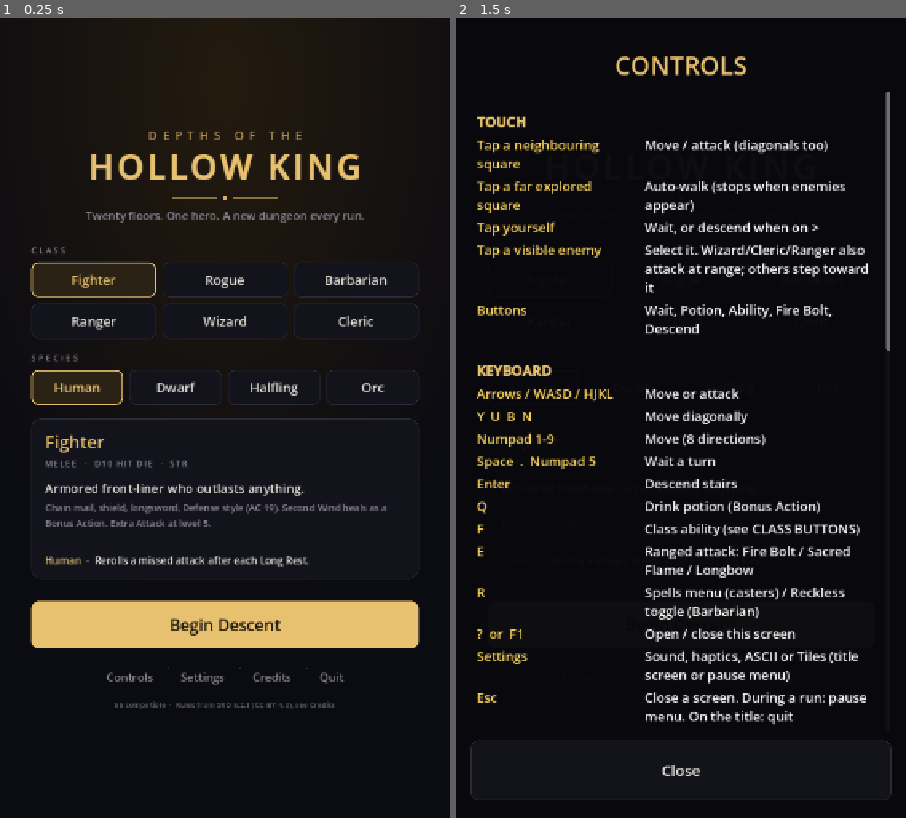
Above: before the commit, frames 1-2 (left to right).
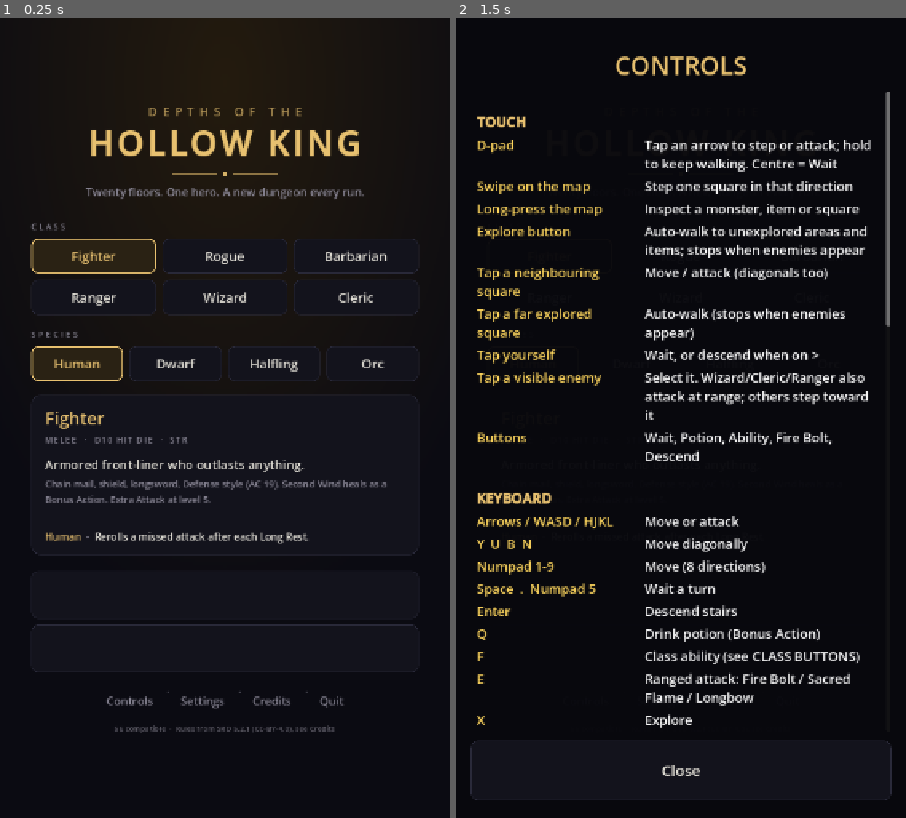
Above: after the commit, the same moments.

Repository: jlyle/hollow-king
Game: Godot game, scene res://scenes/main.tscn
Two runs of this game, one before a commit and one after it. Both use one fixed random seed, a clock stepped at 60 frames per second and the inputs below.
Inputs:
- Up to frame 1 (0.25 s): no input
- Up to frame 2 (1.5 s): click "Controls" at 0.5 s; click "Settings" at 1.25 s

The runs differ from the first frame. In frame 1, 15% of the frame differs, in the area x 6-94%, y 11-90%; in frame 2, 14%.
Error after the commit: Parse Error: Cannot use subscript operator on a base of type "null". (res://scripts/game.gd:440)

Commit message:
R-20: touch-first controls for phones
- On-screen 3x3 D-pad (8 directions, Wait in centre); hold to keep walking,
  stops when hurt, blocked, or a new enemy appears
- Swipe on the map = one step in 8 directions; long-press = inspect square
- Explore button (and X key): auto-walk to nearest unexplored area/item, then to the stairs
- Settings: On-screen D-pad switch, Map zoom Small/Medium/Large (default Medium, bigger squares)
- Compact status/log, action panel beside the D-pad
- Controls screen on phones shows touch controls only
- testing.html: ST-66..72

Co-Authored-By: Claude Opus 5.5 <noreply@anthropic.com>
Claude-Session: https://claude.ai/code/session_019fFyhXu1pJcYs3JJHabAbh

Diff:
--- a/scripts/game.gd
+++ b/scripts/game.gd
@@ -415,6 +415,99 @@
 	if m.get("marked", false):
 		tags += ", marked"
 	say("%s - AC %d, %s%s." % [m["name"], m["ac"], _health_word(m), tags])
+
+
+func visible_count() -> int:
+	return _visible_monsters_by_distance().size()
+
+
+## R-20: long-press inspect. Describes whatever is on the square.
+func inspect(p: Vector2i) -> void:
+	if not _in_bounds(p) or explored[p.y * w + p.x] == 0:
+		say("You haven't seen that spot yet.")
+		return
+	var m = visible_monster_at(p)
+	if m != null:
+		target = m
+		var role := ""
+		if m.get("boss", false) or m.get("mini", false):
+			role = "Boss. "
+		elif m.has("spells"):
+			role = "Spellcaster. "
+		elif m.has("ranged"):
+			role = "Archer. "
+		describe(m)
+		var atk: Array = m["dmg"]
+		say("  %s%d attack(s) at +%d for %dd%d+%d." % [role, m["attacks"], m["atk"], atk[0], atk[1], atk[2]])
+		return
+	if p == hero["pos"]:
+		say("That's you: %d/%d HP, AC %d." % [hero["hp"], hero["hp_max"], hero_ac()])
+		return
+	if items.has(p):
+		var names := {"potion": "Potion of Healing", "greater": "Potion of Greater Healing", "gold": "Gold",
+			"weapon": "Better weapon", "armor": "Better armor"}
+		say("%s. Walk over it to pick it up." % names.get(items[p], "An item"))
+		return
+	if p == stairs:
+		say("Stairs down%s." % (" - sealed by a guardian" if stairs_sealed() else ""))
+		return
+	match tiles[p.y * w + p.x]:
+		DungeonGen.WALL:
+			say("Solid wall.")
+		DungeonGen.WATER:
+			say("Shallow water. You can wade through it.")
+		DungeonGen.LAVA:
+			say("Lava. Impassable.")
+		_:
+			say("Bare floor.")
+
+
+## R-20: Explore. Plans a walk to the nearest unexplored area or visible item.
+## Returns a message for the log ("" if a path was planned silently).
+func plan_explore() -> String:
+	travel.clear()
+	if any_monster_visible():
+		return "Not while enemies are in sight."
+	var start: Vector2i = hero["pos"]
+	var seen := {start: true}
+	var queue: Array = [start]
+	var head := 0
+	var goal := Vector2i(-1, -1)
+	while head < queue.size():
+		var c: Vector2i = queue[head]
+		head += 1
+		if c != start and (items.has(c) or _is_frontier(c)):
+			goal = c
+			break
+		for d in DungeonGen.DIRS:
+			var n: Vector2i = c + d
+			if seen.has(n) or not _in_bounds(n) or explored[n.y * w + n.x] == 0 or not _can_step(c, d):
+				continue
+			seen[n] = true
+			queue.append(n)
+	if goal.x < 0:
+		if stairs.x < 0 or explored[stairs.y * w + stairs.x] == 0:
+			return "Nothing left to explore here."
+		if stairs_sealed():
+			return "Floor explored. Defeat the %s to unseal the stairs." % _guardian_name()
+		if start == stairs:
+			return "Floor explored. Tap Descend."
+		goal = stairs
+		plan_travel(goal)
+		return "Floor explored. Heading for the stairs."
+	plan_travel(goal)
+	return ""
+
+
+## An explored, walkable square next to one we haven't seen yet.
+func _is_frontier(p: Vector2i) -> bool:
+	if not _walkable(p):
+		return false
+	for d in DungeonGen.DIRS:
+		var n: Vector2i = p + d
+		if _in_bounds(n) and explored[n.y * w + n.x] == 0:
+			return true
+	return false
 
 
 func set_target(m) -> void:
--- a/scripts/main.gd
+++ b/scripts/main.gd
@@ -9,6 +9,10 @@
 ## Rows for the Controls screen: [left column, right column]. A row with "" on the right is a section heading.
 const CONTROLS := [
 	["TOUCH", ""],
+	["D-pad", "Tap an arrow to step or attack; hold to keep walking. Centre = Wait"],
+	["Swipe on the map", "Step one square in that direction"],
+	["Long-press the map", "Inspect a monster, item or square"],
+	["Explore button", "Auto-walk to unexplored areas and items; stops when enemies appear"],
 	["Tap a neighbouring square", "Move / attack (diagonals too)"],
 	["Tap a far explored square", "Auto-walk (stops when enemies appear)"],
 	["Tap yourself", "Wait, or descend when on >"],
@@ -23,9 +27,10 @@
 	["Q", "Drink potion (Bonus Action)"],
 	["F", "Class ability (see CLASS BUTTONS)"],
 	["E", "Ranged attack: Fire Bolt / Sacred Flame / Longbow"],
+	["X", "Explore"],
 	["R", "Spells menu (casters) / Reckless toggle (Barbarian)"],
 	["?  or  F1", "Open / close this screen"],
-	["Settings", "Sound, haptics, ASCII or Tiles (title screen or pause menu)"],
+	["Settings", "Sound, haptics, ASCII or Tiles, map zoom, D-pad (title screen or pause menu)"],
 	["Esc", "Close a screen. During a run: pause menu. On the title: quit"],
 	["Menu button / Back", "Pause menu: Resume, Controls, Settings, Save & return, Save & quit"],
 	["MAP SYMBOLS", ""],
@@ -88,6 +93,15 @@
 var travel_timer: Timer
 var credits_panel: Control
 var pause_panel: Control
+# R-20 touch controls
+var dpad_box: Control
+var actions_grid: GridContainer
+var btn_explore: Button
+var dpad_timer: Timer
+var dpad_dir := Vector2i.ZERO
+var exploring := false
+var zoom_button: Button
+const ZOOM_NAMES := ["Small", "Medium", "Large"]
 var pause_info: Label
 var btn_menu: Button
 var card_title: Label
@@ -102,7 +116,7 @@
 const SOUNDS := ["step", "hit", "crit", "miss", "hurt", "kill", "spell", "heal", "pickup",
 	"levelup", "descend", "death", "victory", "enemy_spell", "summon"]
 const HAPTICS := {"hurt": 40, "crit": 30, "levelup": 80, "death": 400}   ## milliseconds
-var settings := {"sound": true, "haptics": true, "tiles": false}
+var settings := {"sound": true, "haptics": true, "tiles": false, "dpad": true, "zoom": 1}
 var sounds := {}
 var sfx: Array = []
 var sfx_i := 0
@@ -124,6 +138,7 @@
 	_build_settings()
 	_build_credits()
 	map_view.use_tiles = settings["tiles"]
+	_apply_layout()
 	# Let the Android back button close the Controls screen instead of quitting.
 	get_tree().quit_on_go_back = false
 	travel_timer = Timer.new()
@@ -170,9 +185,10 @@
 func _action_button(parent: Control, text: String, cb: Callable) -> Button:
 	var b := Button.new()
 	b.text = text
-	b.custom_minimum_size = Vector2(0, 80)
+	b.custom_minimum_size = Vector2(0, 58)
 	b.size_flags_horizontal = Control.SIZE_EXPAND_FILL
 	b.clip_text = true
+	b.focus_mode = Control.FOCUS_NONE
 	b.add_theme_font_size_override("font_size", 19)
 	b.pressed.connect(cb)
 	parent.add_child(b)
@@ -299,39 +315,120 @@
 
 
 func _build_game() -> void:
-	game_screen = _full_margin(44)
+	game_screen = _full_margin(40)
 	var v := VBoxContainer.new()
-	v.add_theme_constant_override("separation", 8)
+	v.add_theme_constant_override("separation", 6)
 	game_screen.add_child(v)
 
-	status_label = _label("", 22, Color(0.93, 0.9, 0.82))
+	status_label = _label("", 19, Color(0.93, 0.9, 0.82))
 	v.add_child(status_label)
 
 	log_label = RichTextLabel.new()
 	log_label.bbcode_enabled = true
 	log_label.scroll_following = true
-	log_label.custom_minimum_size = Vector2(0, 176)
-	log_label.add_theme_font_size_override("normal_font_size", 19)
+	log_label.custom_minimum_size = Vector2(0, 136)
+	log_label.add_theme_font_size_override("normal_font_size", 18)
 	v.add_child(log_label)
 
 	map_view = MapView.new()
 	map_view.size_flags_vertical = Control.SIZE_EXPAND_FILL
 	map_view.cell_tapped.connect(_on_cell_tapped)
+	map_view.swiped.connect(_on_swipe)
+	map_view.long_pressed.connect(_on_long_press)
 	v.add_child(map_view)
 
-	var grid := GridContainer.new()
-	grid.columns = 4
-	grid.add_theme_constant_override("h_separation", 8)
-	grid.add_theme_constant_override("v_separation", 8)
-	v.add_child(grid)
-	btn_wait = _action_button(grid, "Wait", _on_wait)
-	btn_potion = _action_button(grid, "Potion", _on_potion)
-	btn_ability = _action_button(grid, "Ability", _on_ability)
-	btn_ranged = _action_button(grid, "Ranged", _on_ranged)
-	btn_spells = _action_button(grid, "Spells", _on_spells)
-	btn_descend = _action_button(grid, "Descend >", _on_descend)
-	btn_help = _action_button(grid, "Controls ?", _show_controls)
-	btn_menu = _action_button(grid, "Menu", _show_pause)
+	# Control area: D-pad (left) + actions (right). R-20
+	var bottom := HBoxContainer.new()
+	bottom.add_theme_constant_override("separation", 12)
+	v.add_child(bottom)
+	dpad_box = _build_dpad()
+	bottom.add_child(dpad_box)
+	actions_grid = GridContainer.new()
+	actions_grid.columns = 2
+	actions_grid.size_flags_horizontal = Control.SIZE_EXPAND_FILL
+	actions_grid.add_theme_constant_override("h_separation", 8)
+	actions_grid.add_theme_constant_override("v_separation", 8)
+	bottom.add_child(actions_grid)
+	btn_wait = _action_button(actions_grid, "Wait", _on_wait)
+	btn_potion = _action_button(actions_grid, "Potion", _on_potion)
+	btn_ability = _action_button(actions_grid, "Ability", _on_ability)
+	btn_ranged = _action_button(actions_grid, "Ranged", _on_ranged)
+	btn_spells = _action_button(actions_grid, "Spells", _on_spells)
+	btn_explore = _action_button(actions_grid, "Explore", _on_explore)
+	btn_descend = _action_button(actions_grid, "Descend >", _on_descend)
+	btn_help = _action_button(actions_grid, "Controls", _show_controls)
+	btn_menu = _action_button(actions_grid, "Menu", _show_pause)
+
+	dpad_timer = Timer.new()
+	dpad_timer.one_shot = true
+	dpad_timer.timeout.connect(_on_dpad_repeat)
+	add_child(dpad_timer)
+
+
+## 3x3 D-pad: 8 arrows, Wait in the centre. Hold an arrow to keep walking.
+func _build_dpad() -> GridContainer:
+	var g := GridContainer.new()
+	g.columns = 3
+	g.add_theme_constant_override("h_separation", 6)
+	g.add_theme_constant_override("v_separation", 6)
+	var dirs := [Vector2i(-1, -1), Vector2i(0, -1), Vector2i(1, -1),
+		Vector2i(-1, 0), Vector2i.ZERO, Vector2i(1, 0),
+		Vector2i(-1, 1), Vector2i(0, 1), Vector2i(1, 1)]
+	for d in dirs:
+		var b := Button.new()
+		b.custom_minimum_size = Vector2(80, 80)
+		b.focus_mode = Control.FOCUS_NONE
+		if d == Vector2i.ZERO:
+			b.text = "Wait"
+			b.add_theme_font_size_override("font_size", 17)
+			b.pressed.connect(_on_wait)
+		else:
+			b.icon = _arrow_icon(d)
+			b.icon_alignment = HORIZONTAL_ALIGNMENT_CENTER
+			b.add_theme_color_override("icon_normal_color", c_text)
+			b.add_theme_color_override("icon_hover_color", Color.WHITE)
+			b.add_theme_color_override("icon_pressed_color", c_gold)
+			b.button_down.connect(_on_dpad_down.bind(d))
+			b.button_up.connect(_on_dpad_up)
+		g.add_child(b)
+	return g
+
+
+## Draws a white arrowhead pointing in direction d (no font glyphs needed).
+func _arrow_icon(d: Vector2i) -> ImageTexture:
+	var n := 40
+	var img := Image.create(n, n, false, Image.FORMAT_RGBA8)
+	img.fill(Color(0, 0, 0, 0))
+	var ang := Vector2(d).angle()
+	var tip := Vector2(14, 0).rotated(ang)
+	var left := Vector2(-9, -12).rotated(ang)
+	var right := Vector2(-9, 12).rotated(ang)
+	var c := Vector2(n / 2.0, n / 2.0)
+	for y in n:
+		for x in n:
+			var p := Vector2(x + 0.5, y + 0.5) - c
+			if _in_triangle(p, tip, left, right):
+				img.set_pixel(x, y, Color.WHITE)
+	return ImageTexture.create_from_image(img)
+
+
+func _in_triangle(p: Vector2, a: Vector2, b: Vector2, c: Vector2) -> bool:
+	var d1 := (p - b).cross(a - b)
+	var d2 := (p - c).cross(b - c)
+	var d3 := (p - a).cross(c - a)
+	var has_neg := d1 < 0 or d2 < 0 or d3 < 0
+	var has_pos := d1 > 0 or d2 > 0 or d3 > 0
+	return not (has_neg and has_pos)
+
+
+## Show/hide the D-pad and resize the action grid to match (Settings). R-20
+func _apply_layout() -> void:
+	var dp: bool = settings["dpad"]
+	dpad_box.visible = dp
+	actions_grid.columns = 2 if dp else 4
+	btn_wait.visible = not dp
+	map_view.cols = MapView.ZOOM_COLS[clampi(int(settings["zoom"]), 0, 2)]
+	map_view.queue_redraw()
 
 
 func _build_overlay() -> void:
@@ -390,9 +487,15 @@
 	text.add_theme_constant_override("table_v_separation", 6)
 	text.add_theme_constant_override("table_h_separation", 18)
 	var bb := "[table=2]"
+	var phone := OS.has_feature("mobile")
+	var skipping := false
 	for row in CONTROLS:
 		var left: String = row[0]
 		var right: String = row[1]
+		if right == "":
+			skipping = phone and left == "KEYBOARD"   # R-20: phones show touch controls only
+		if skipping:
+			continue
 		if right == "":
 			bb += "[cell][b][color=#e8c170]\n%s[/color][/b][/cell][cell] [/cell]" % _esc(left)
 		else:
@@ -616,18 +719,30 @@
 
 
 func _on_travel_tick() -> void:
-	if game == null or game.over or game.travel.is_empty() or game.any_monster_visible():
+	if game == null or game.over or game.any_monster_visible():
 		_stop_travel()
 		_refresh()
 		return
+	if game.travel.is_empty():
+		# Explore keeps going: plan the next unexplored spot. R-20
+		if exploring:
+			var msg := game.plan_explore()
+			if msg != "":
+				game.say(msg)
+		if game.travel.is_empty():
+			_stop_travel()
+			_refresh()
+			return
 	var nxt: Vector2i = game.travel.pop_front()
 	var here: Vector2i = game.hero["pos"]
-	if not game.player_step(nxt - here):
-		game.travel.clear()
+	var hp_before: int = game.hero["hp"]
+	if not game.player_step(nxt - here) or int(game.hero["hp"]) < hp_before:
+		_stop_travel()
 	_refresh()
 
 
 func _stop_travel() -> void:
+	exploring = false
 	if travel_timer:
 		travel_timer.stop()
 	if game:
@@ -712,6 +827,9 @@
 			return
 		KEY_R:
 			_on_spells()
+			return
+		KEY_X:
+			_on_explore()
 			return
 		_:
 			return
@@ -918,6 +1036,7 @@
 		["sound", "Sound effects"],
 		["haptics", "Vibration (haptics)"],
 		["tiles", "Tile graphics (off = ASCII)"],
+		["dpad", "On-screen D-pad"],
 	]
 	for row in rows:
 		var cb := CheckButton.new()
@@ -927,6 +1046,12 @@
 		cb.add_theme_font_size_override("font_size", 26)
 		cb.toggled.connect(_on_setting.bind(String(row[0])))
 		v.add_child(cb)
+	zoom_button = Button.new()
+	zoom_button.custom_minimum_size = Vector2(0, 76)
+	zoom_button.add_theme_font_size_override("font_size", 24)
+	zoom_button.pressed.connect(_on_zoom_cycle)
+	v.add_child(zoom_button)
+	_update_zoom_label()
 	var note := _label("Sounds and tiles are original, generated by the scripts in tools/.", 17, Color(0.55, 0.55, 0.6))
 	note.horizontal_alignment = HORIZONTAL_ALIGNMENT_CENTER
 	v.add_child(note)
@@ -956,6 +1081,8 @@
 		"haptics":
 			if pressed:
 				_buzz("crit")
+		"dpad":
+			_apply_layout()
 
 
 # --- Visual style helpers (D-11) -------------------------------------------------------
@@ -1185,3 +1312,79 @@
 	if game != null and not game.over and game_screen.visible:
 		game.save_run()
 	get_tree().quit()
+
+
+# --- Touch controls (R-20) ----------------------------------------------------------------
+
+func _on_swipe(d: Vector2i) -> void:
+	if game == null or game.over:
+		return
+	_stop_travel()
+	var here: Vector2i = game.hero["pos"]
+	game.player_step_toward(here + d)
+	_refresh()
+
+
+func _on_long_press(c: Vector2i) -> void:
+	if game == null or game.over:
+		return
+	game.inspect(c)
+	_buzz("crit")  # small tick so the long-press feels acknowledged
+	_refresh()
+
+
+func _on_explore() -> void:
+	if game == null or game.over:
+		return
+	_stop_travel()
+	var msg := game.plan_explore()
+	if msg != "":
+		game.say(msg)
+	if not game.travel.is_empty():
+		exploring = true
+		travel_timer.start()
+	_refresh()
+
+
+func _on_dpad_down(d: Vector2i) -> void:
+	dpad_dir = d
+	if _dpad_step():
+		dpad_timer.start(0.3)   # first repeat after a short pause
+	else:
+		dpad_timer.stop()
+
+
+func _on_dpad_up() -> void:
+	dpad_timer.stop()
+	dpad_dir = Vector2i.ZERO
+
+
+func _on_dpad_repeat() -> void:
+	if dpad_dir == Vector2i.ZERO or not _dpad_step():
+		dpad_timer.stop()
+		return
+	dpad_timer.start(0.14)
+
+
+## One D-pad step. Returns false when holding should stop (blocked, hurt, or a new enemy in view).
+func _dpad_step() -> bool:
+	if game == null or game.over or dpad_dir == Vector2i.ZERO:
+		return false
+	_stop_travel()
+	var here: Vector2i = game.hero["pos"]
+	var hp_before: int = game.hero["hp"]
+	var seen_before := game.visible_count()
+	var acted := game.player_step_toward(here + dpad_dir)
+	_refresh()
+	return acted and not game.over and int(game.hero["hp"]) >= hp_before and game.visible_count() <= seen_before
+
+
+func _on_zoom_cycle() -> void:
+	settings["zoom"] = (int(settings["zoom"]) + 1) % ZOOM_NAMES.size()
+	_save_settings()
+	_update_zoom_label()
+	_apply_layout()
+
+
+func _update_zoom_label() -> void:
+	zoom_button.text = "Map zoom: %s" % ZOOM_NAMES[clampi(int(settings["zoom"]), 0, 2)]
--- a/scripts/map_view.gd
+++ b/scripts/map_view.gd
@@ -2,8 +2,16 @@
 ## Draws the dungeon centred on the hero, as ASCII glyphs or as tiles (R-16), and turns taps into grid cells.
 
 signal cell_tapped(cell: Vector2i)
-
-const COLS := 19   ## Squares shown across the screen. Lower = bigger glyphs.
+signal swiped(dir: Vector2i)          ## R-20: swipe = one step in 8 directions
+signal long_pressed(cell: Vector2i)   ## R-20: long-press = inspect
+
+const ZOOM_COLS := [19, 15, 11]       ## Settings map zoom: Small / Medium / Large
+const LONG_PRESS_MS := 450
+
+var cols := 15                         ## Squares shown across the screen. Lower = bigger squares.
+var _pressing := false
+var _press_pos := Vector2.ZERO
+var _press_ms := 0
 
 const ITEM_GLYPHS := {
 	"potion": ["!", "ff6b8a"],
@@ -60,15 +68,15 @@
 	draw_rect(Rect2(Vector2.ZERO, size), Color(0.02, 0.02, 0.035))
 	if game == null or game.tiles.is_empty():
 		return
-	cell = floorf(size.x / COLS)
+	cell = floorf(size.x / cols)
 	if cell < 4.0:
 		return
 	var tiles_mode := use_tiles and atlas != null
 	var rows := int(size.y / cell)
-	offset = Vector2((size.x - COLS * cell) / 2.0, (size.y - rows * cell) / 2.0)
+	offset = Vector2((size.x - cols * cell) / 2.0, (size.y - rows * cell) / 2.0)
 	var hp: Vector2i = game.hero["pos"]
 	origin = Vector2i(
-		clampi(hp.x - COLS / 2, 0, maxi(0, game.w - COLS)),
+		clampi(hp.x - cols / 2, 0, maxi(0, game.w - cols)),
 		clampi(hp.y - rows / 2, 0, maxi(0, game.h - rows)))
 
 	var fs := int(cell * 0.8)
@@ -86,7 +94,7 @@
 			mons[m["pos"]] = m
 
 	for vy in rows:
-		for vx in COLS:
+		for vx in cols:
 			var p := origin + Vector2i(vx, vy)
 			if p.x >= game.w or p.y >= game.h:
 				continue
@@ -190,12 +198,34 @@
 		_tile("hero", cell_pos, Color(1, 1, 1, 0.45 if game.hero["hidden"] else 1.0))
 
 
+func _cell_at(pos: Vector2) -> Vector2i:
+	var local := pos - offset
+	return Vector2i(int(floorf(local.x / cell)), int(floorf(local.y / cell))) + origin
+
+
+## Tap, swipe or long-press. Decided when the finger lifts.
 func _gui_input(event: InputEvent) -> void:
 	var mb := event as InputEventMouseButton
-	if mb != null and mb.pressed and mb.button_index == MOUSE_BUTTON_LEFT:
-		var local: Vector2 = mb.position - offset
-		if local.x < 0.0 or local.y < 0.0:
-			return
-		var c := Vector2i(int(local.x / cell), int(local.y / cell)) + origin
-		cell_tapped.emit(c)
+	if mb == null or mb.button_index != MOUSE_BUTTON_LEFT:
+		return
+	if mb.pressed:
+		_pressing = true
+		_press_pos = mb.position
+		_press_ms = Time.get_ticks_msec()
 		accept_event()
+		return
+	if not _pressing:
+		return
+	_pressing = false
+	accept_event()
+	var delta := mb.position - _press_pos
+	if delta.length() >= maxf(28.0, cell * 0.6):
+		# 8-way direction from the swipe angle (0 = right, screen y points down).
+		var octant := posmod(int(roundf(delta.angle() / (PI / 4.0))), 8)
+		var dirs := [Vector2i(1, 0), Vector2i(1, 1), Vector2i(0, 1), Vector2i(-1, 1),
+			Vector2i(-1, 0), Vector2i(-1, -1), Vector2i(0, -1), Vector2i(1, -1)]
+		swiped.emit(dirs[octant])
+	elif Time.get_ticks_msec() - _press_ms >= LONG_PRESS_MS:
+		long_pressed.emit(_cell_at(_press_pos))
+	elif _press_pos.x >= offset.x and _press_pos.y >= offset.y:
+		cell_tapped.emit(_cell_at(_press_pos))
Not shown, changed: claude-requirements.md
